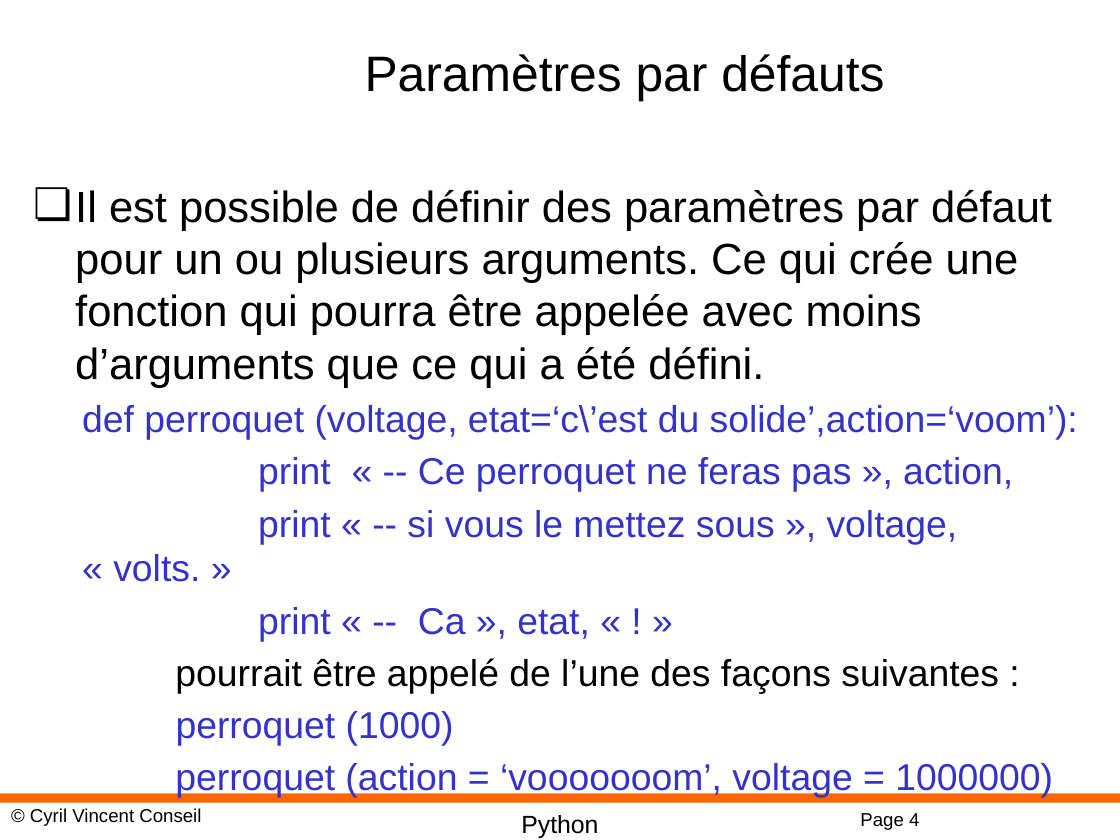
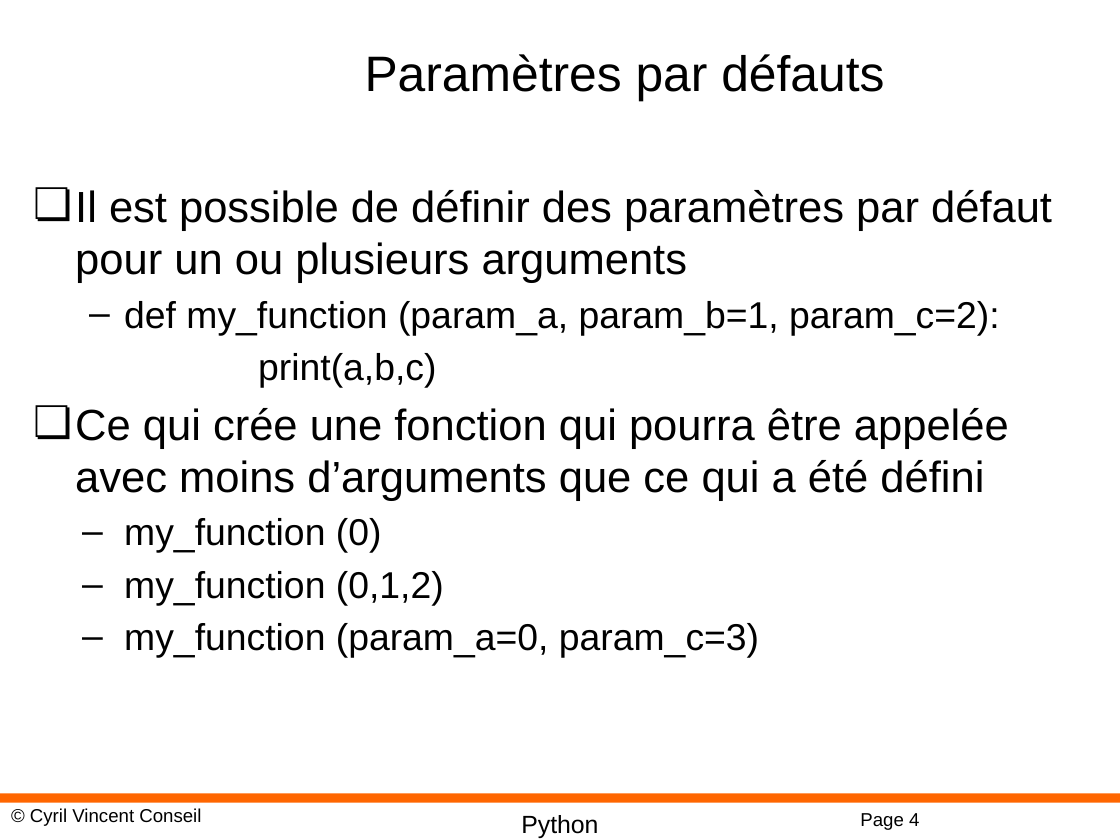
Before and after one commit to cyrilvincent/python, a slide deck: slide 4 of ppt/Python04-Functions.pptx. Drawn at 1120x840 pixels with LibreOffice and Linux fonts; fonts in the diff are those of the drawing; background and template pictures are left out. Boxes give left, top, right and bottom in pixels: in the first picture for what was removed or moved away, otherwise in the second. Text is boxed around its words. In the diff, an @@ line names an element or a change of style, - is before the commit and + after.

```diff
--- a/ppt/Python04-Functions.pptx
+++ b/ppt/Python04-Functions.pptx
@@ text at (75, 190, 1052, 658): text changed; size 24 to 28 pt; text colour #3333CC to #000000 @@
-❏ Il est possible de définir des paramètres par défaut pour un ou plusieurs arguments. Ce qui crée une fonction qui pourra être appelée avec moins d’arguments que ce qui a été défini.
-  def perroquet (voltage, etat=‘c\’est du solide’,action=‘voom’):
-  print « -- Ce perroquet ne feras pas », action,
-  print « -- si vous le mettez sous », voltage, « volts. »
-  print « -- Ca », etat, « ! »
-  pourrait être appelé de l’une des façons suivantes :
-  perroquet (1000)
-  perroquet (action = ‘vooooooom’, voltage = 1000000)
+❏ Il est possible de définir des paramètres par défaut pour un ou plusieurs arguments
+  – def my_function (param_a, param_b=1, param_c=2):
+  print(a,b,c)
+❏ Ce qui crée une fonction qui pourra être appelée avec moins d’arguments que ce qui a été défini
+  – my_function (0)
+  – my_function (0,1,2)
+  – my_function (param_a=0, param_c=3)
```
Also in this commit, not shown: 1 other slide changed, 5 other files.
